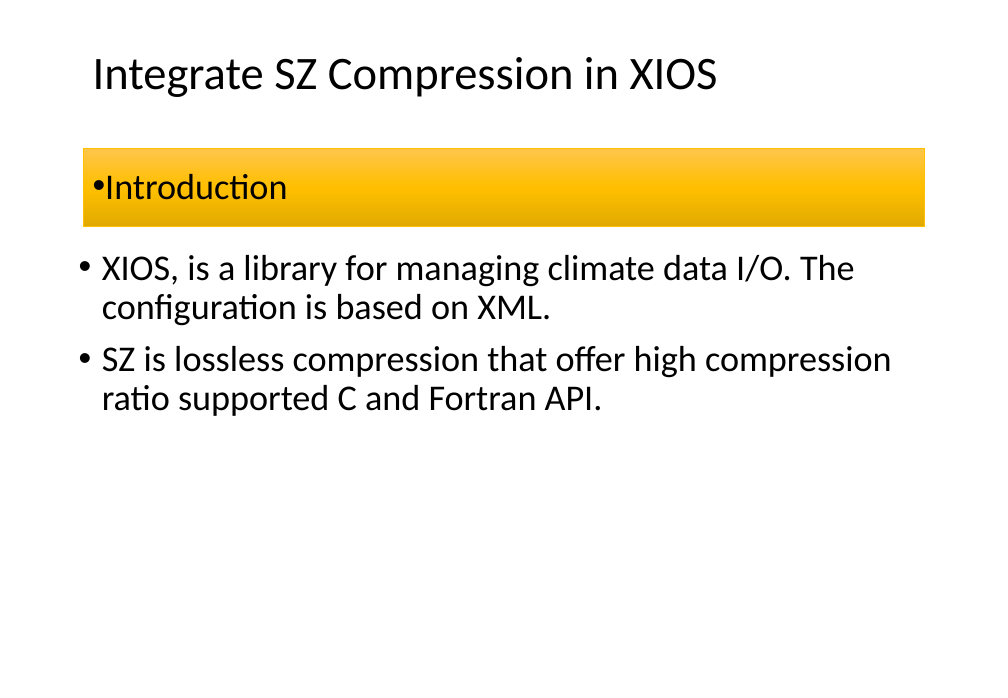
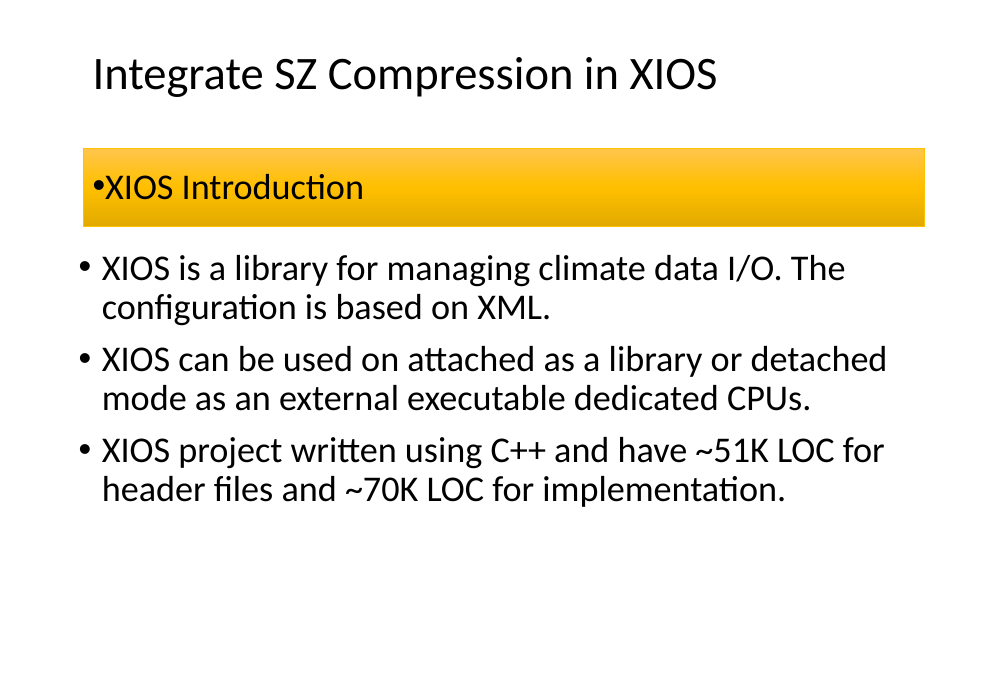
Before and after one commit to dhanifudin/presentation, a slide deck: slide 4 of XIOS-SZ CompressionV2.pptx (slide 3 before the commit). Drawn at 1008x698 pixels with LibreOffice and Linux fonts; fonts in the diff are those of the drawing. Boxes give left, top, right and bottom in pixels: in the first picture for what was removed or moved away, otherwise in the second. Text is boxed around its words. In the diff, an @@ line names an element or a change of style, - is before the commit and + after.

```diff
--- a/XIOS-SZ CompressionV2.pptx
+++ b/XIOS-SZ CompressionV2.pptx
@@ text in rectangle at [105,174,364,200]: text changed @@
-• Introduction
+• XIOS Introduction
@@ text at [102,255,888,507]: text changed @@
-• XIOS, is a library for managing climate data I/O. The configuration is based on XML.
-• SZ is lossless compression that offer high compression ratio supported C and Fortran API.
+• XIOS is a library for managing climate data I/O. The configuration is based on XML.
+• XIOS can be used on attached as a library or detached mode as an external executable dedicated CPUs.
+• XIOS project written using C++ and have ~51K LOC for header files and ~70K LOC for implementation.
```
Also in this commit, not shown: 3 slides added.
